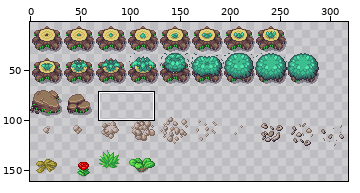
Two states of a sprite sheet, jileresources/textures/static_entities_sheet.png. Above, an overview of the earlier version with the close-up marked.
Close-up. Earlier state:
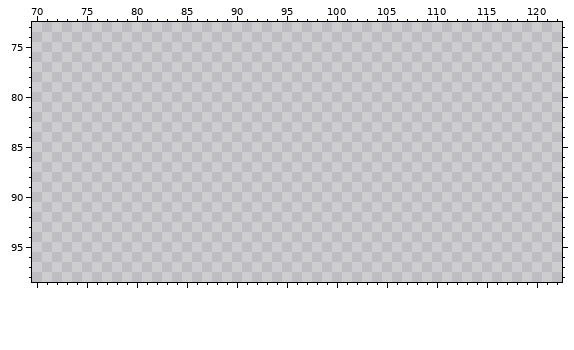
The file is 320x320 pixels. Pixels under 10% opacity are left out. Colours within 5 levels of each other are drawn and written as one. Shown: x 70..122, y 73..98. The wide view leaves out empty margins.
After:
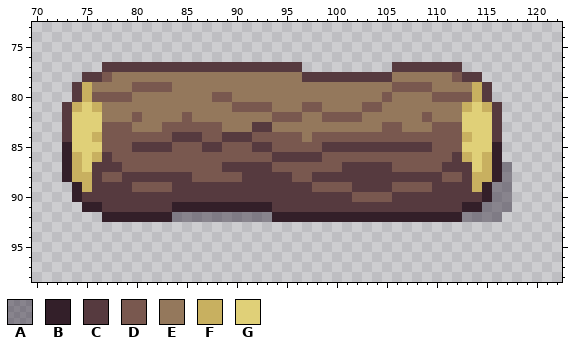
Palette (. is transparent): A #20172966  B #331f29  C #563a3f  D #79584f  E #94785c  F #c8b060  G #e0d078
Diff:
y 77: x 77..96 .................... -> CCCCCCCCCCCCCCCCCCCC; x 106..112 ....... -> CCCCCCC
y 78: x 75..114 ........................................ -> CCDEEEEEEEEEEEEEEEEEEECCCCCCCCCEEEEEEDCC
y 79: x 74..115 .......................................... -> CFEEEEDDDDEEEEEEEEEEEEEEEEEEEEEEDDDDEEEEFC
y 80: x 74..115 .......................................... -> CFDDDDEEEEEEEEDDEEEEEEEEEEEEEEEDEEEEDDDDFC
y 81: x 73..116 ............................................ -> CFGFEEEEEEEEEEEEEDDDDEEEDDEEEEDDEEEEEEEEFGFC
y 82: x 73..116 ............................................ -> CGGGEEEDEEEEDEEEEEEEEDDDEEDDDDEEEEEEDEEEGGGC
y 83: x 73..116 ............................................ -> CGGGDDDEEEDDDDDDEEECCEEEEEEEEEEEDDEEEDDDGGGC
y 84: x 73..116 ............................................ -> CGGFDDDDDDDCCCDDCCCDDDDDEDDDDDDDDDDDDDDDFGGC
y 85: x 73..116 ............................................ -> BGGGDDDCCCCDDDCCDDDCCDDDDDCCCCCCCCCCCDDDGGGB
y 86: x 73..116 ............................................ -> BFGFCDDDDDDDDDDDDDDDDCCCCCDDDDDDDDDDDDDCFGFB
y 87: x 73..117 ............................................. -> BFGCCCDDDDDDDDDDCCCCCDDDDDDDCCCCCDDDDDCCCGFBA
y 88: x 73..117 ............................................. -> BFFCDDCCCCCCCDDDDDCCCCCDDCCCCCCCCCCCCCDDCFFBA
y 89: x 74..117 ............................................ -> BFCCCCDDDDCCCCCCCCCCCCCCDDDDCCCCDDDDCCCCFBAA
y 90: x 74..117 ............................................ -> BCCCCCCCCCCCCCCCCCCCCCCCCCCCDDDDCCCCCCCCCBAA
y 91: x 75..117 ........................................... -> BBCCCCCCCBBBBBBBBBBCCCCCCCCCCCCCCCCCCCBBAAA
y 92: x 77..116 ........................................ -> BBBBBBBAAAAAAAAAABBBBBBBBBBBBBBBBBBBAAAA
Changed places in both close-ups, as pixel boxes (x1, y1, x2, y2):
added: (62, 62, 512, 222)
